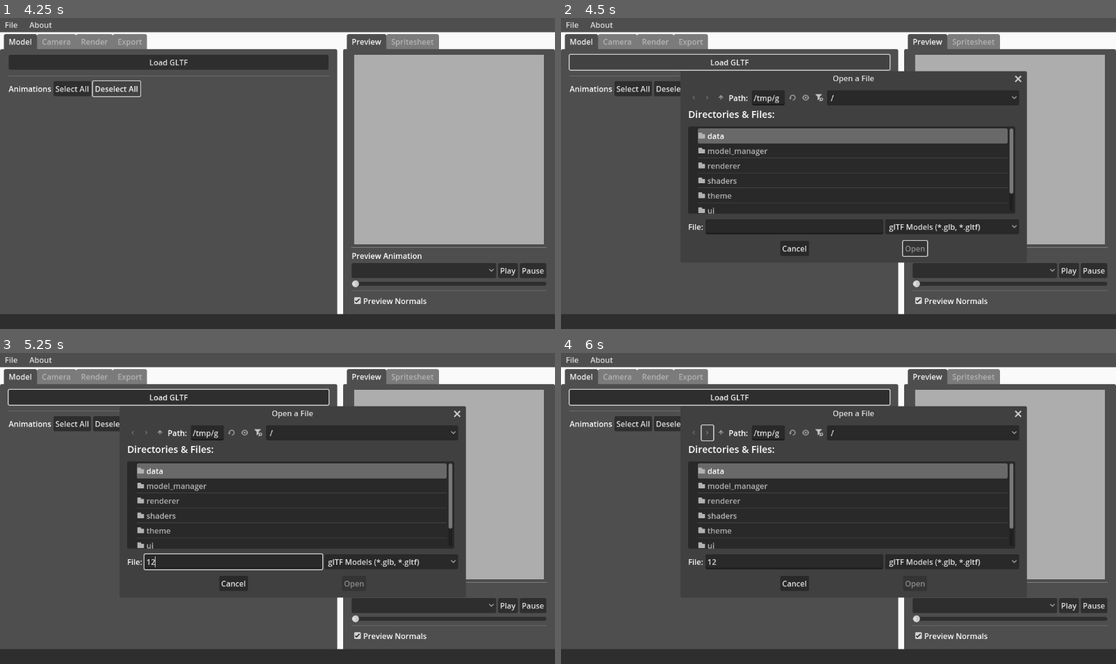
Above: before the commit, frames 1-4 (two rows, left to right).
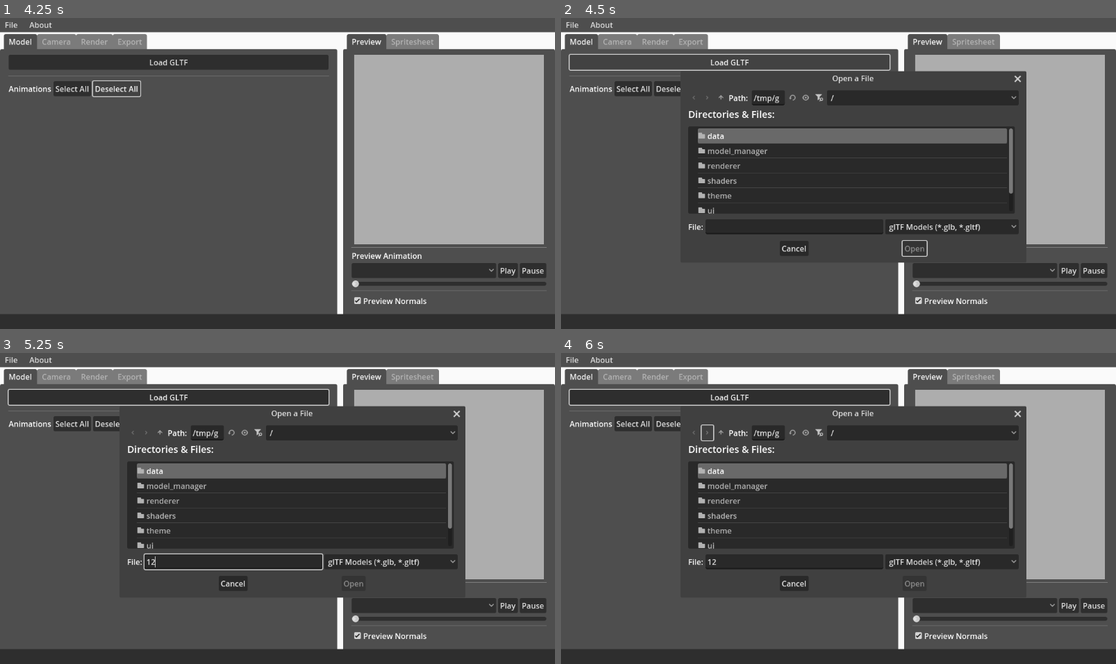
Above: after the commit, the same moments.

Repository: Caaz/FlatPixel
Game: Godot game, scene res://ui/main.tscn
The game is run twice, just before and just after one commit, with the same random seed, the same clock (stepped at 60 frames per second) and the same inputs.
Inputs (mouse positions are in pixels of both pictures, inside the frame that each line leads up to):
- Up to frame 1 (4.25 s): click "Preview Normals" at 0.5 s; click "Play" at 1.25 s; click "Play" at 2 s; click "Select All" at 2.75 s; click "Deselect All" at 3.5 s
- Up to frame 2 (4.5 s): click "Load GLTF" at 4.25 s
- Up to frame 3 (5.25 s): click (233, 561) at 5.02 s; type "12" at 5.1 s
- Up to frame 4 (6 s): click (705, 433) at 5.75 s

Frame 1 is identical in both runs. In frame 2, 0.3% of the frame differs, in the area x 39-84%, y 17-77%; in frame 3, 0.3%; in frame 4, 0.3%.

Commit message:
rendering with no animations selected renders the previewed animation

Diff:
--- /dev/null
+++ b/data/preview_settings.gd
@@ -0,0 +1,5 @@
+class_name PreviewSettings
+extends Resource
+
+@export var previewed_animation: String = ""
+@export var preview_normals: bool = false
--- a/data/session.gd
+++ b/data/session.gd
@@ -13,6 +13,9 @@
 @export var render_settings: RenderSettings = RenderSettings.new()
 @export var model_settings: ModelSettings = ModelSettings.new()
 @export var export_settings: ExportSettings = ExportSettings.new()
+
+# These settings are NOT serialized. This is just a runtime thing.
+@export var preview_settings: PreviewSettings = PreviewSettings.new()
 
 var capture_model: CaptureModel
 var most_recent_render: RenderResult
@@ -58,6 +61,9 @@
 	export_settings = settings
 	session_dirty = true
 	on_export_settings_updated.emit()
+
+func set_preview_settings(settings: PreviewSettings):
+	preview_settings = settings
 
 func set_most_recent_render(render: RenderResult):
 	most_recent_render = render
--- a/renderer/spritesheet_renderer.gd
+++ b/renderer/spritesheet_renderer.gd
@@ -48,10 +48,14 @@
 
 	var images: Array[Image] = []
 
-	total_animations = len(Session.model_settings.selected_animations)
+	var target_animations = Session.model_settings.selected_animations \
+		if len(Session.model_settings.selected_animations) > 0 \
+		else [Session.preview_settings.previewed_animation]
+
+	total_animations = len(target_animations)
 	current_animation_idx = 0
 
-	for anim in Session.model_settings.selected_animations:
+	for anim in target_animations:
 		var anim_frames = await _render_animation(capture_model, anim, fps)
 		images.append_array(anim_frames)
 		current_animation_idx += 1
--- a/ui/preview_window/preview_window.gd
+++ b/ui/preview_window/preview_window.gd
@@ -8,6 +8,8 @@
 @onready var animation_time_slider: HSlider = %AnimationTimeSlider
 
 var preview_dummy: CaptureModel
+
+var settings: PreviewSettings = PreviewSettings.new()
 
 func _ready():
 	Session.on_model_updated.connect(_on_model_updated)
@@ -59,6 +61,8 @@
 func set_model_animation(animation: String):
 	if not preview_dummy:
 		return
+	settings.previewed_animation = animation
+	Session.set_preview_settings(settings)
 	preview_dummy.play_animation(animation)
 
 func play_model_animation():
@@ -72,6 +76,8 @@
 	preview_dummy.pause_animation()
 
 func set_preview_normals(state: bool):
+	settings.preview_normals = state
+	Session.set_preview_settings(settings)
 	simulation.set_normals(state)
 
 
Not shown, added: data/preview_settings.gd.uid
